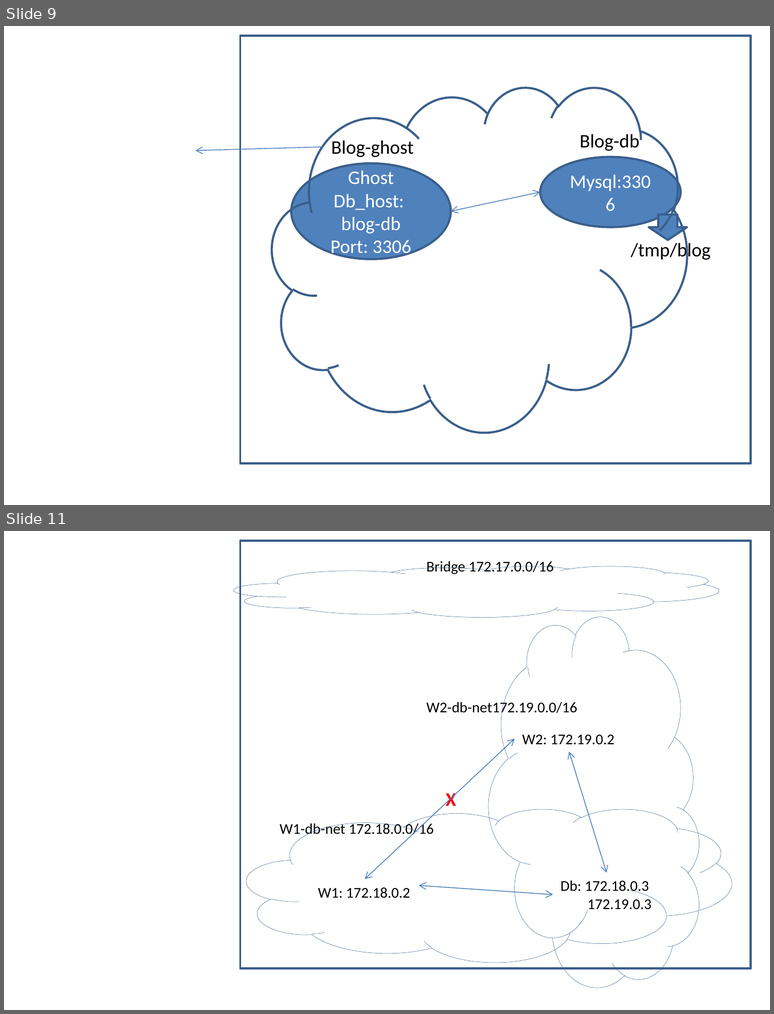
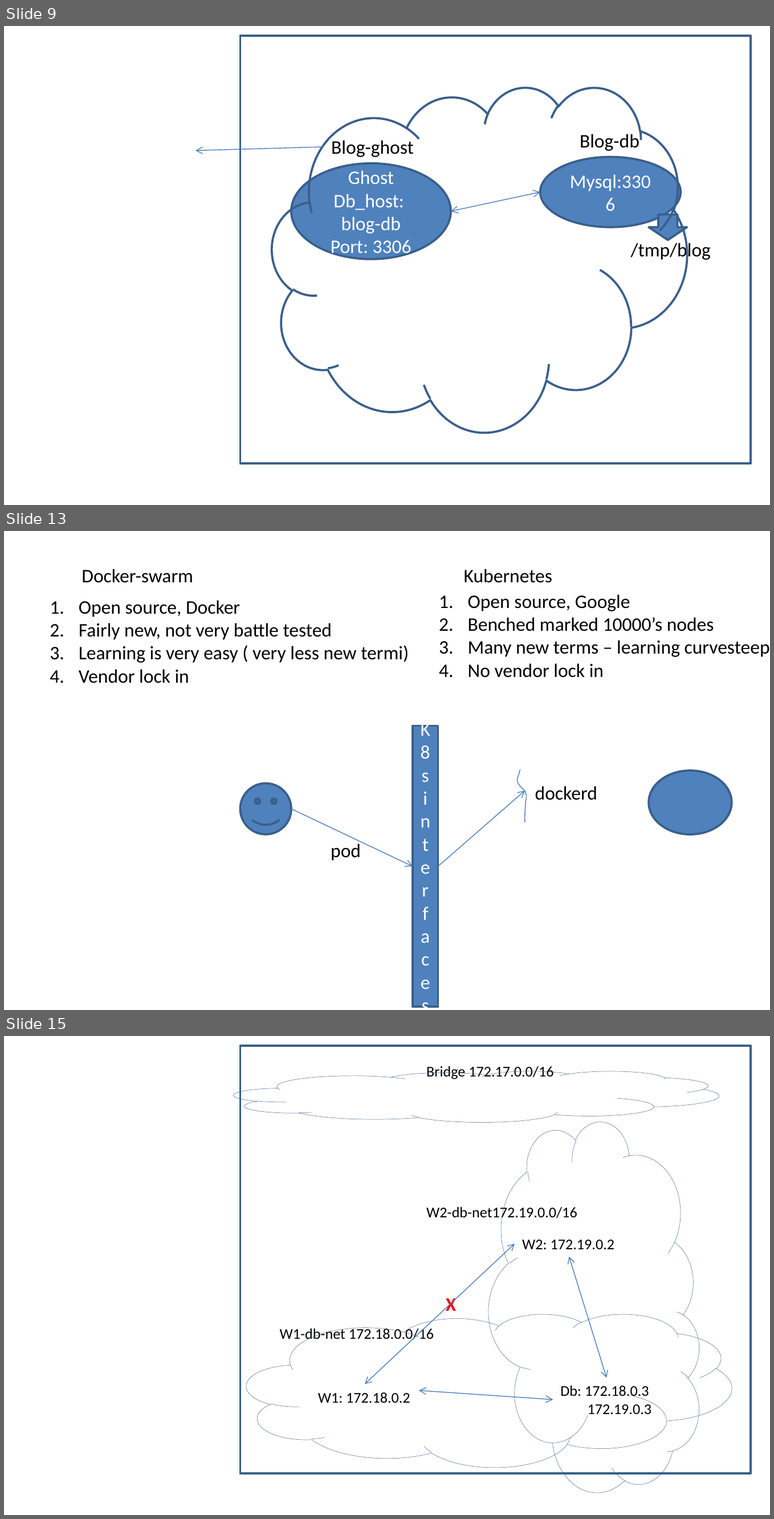
Before and after one commit to AdityaSP/ora-jul29-dock-kube, a slide deck: rough-diag.pptx. Shown one above the other, each under a label of ours: slides 9 and 11 before the commit, slides 9, 13 and 15 after it; the slides between them are not shown. The pictures are 774x1014 and 774x1519 pixels, drawn with LibreOffice and Linux fonts; fonts in the diff are those of the drawing. Boxes give left, top, right and bottom in pixels: in the first picture for what was removed or moved away, otherwise in the second. Text is boxed around its words. In the diff, an @@ line names an element or a change of style, - is before the commit and + after.

```diff
--- a/rough-diag.pptx
+++ b/rough-diag.pptx
@@ slide 13 added at (4, 531, 770, 1010), background #FFFFFF @@
@@ text added at (82, 569, 193, 583), 18 pt, text #000000 @@
+Docker-swarm
@@ text added at (464, 569, 552, 583), 18 pt, text #000000 @@
+Kubernetes
@@ text added at (468, 594, 714, 677), 18 pt, text #000000 @@
+1. Open source, Google
+2. Benched marked 10000’s nodes
+3. Many new terms – learning curvesteeper
+4. No vendor lock in
@@ text added at (79, 600, 409, 683), 18 pt, text #000000 @@
+1. Open source, Docker
+2. Fairly new, not very battle tested
+3. Learning is very easy ( very less new termi)
+4. Vendor lock in
@@ rectangle added at (412, 725, 438, 1007), fill #4F81BD, outline #3A5F8C 2 pt, 18 pt, text #FFFFFF @@
+K8s
+interfaces
@@ freeform shape added at (516, 769, 528, 822), outline #4B7EBC 0.75 pt @@
@@ ellipse added at (649, 770, 732, 834), fill #4F81BD, outline #3A5F8C 2 pt @@
@@ smiley face added at (240, 783, 291, 834), fill #4F81BD, outline #3A5F8C 2 pt @@
@@ text added at (535, 786, 597, 800), 18 pt, text #000000 @@
+dockerd
@@ arrow added from (438, 867) to (525, 791), #4B7EBC 0.75 pt @@
@@ arrow added from (291, 809) to (412, 867), #4B7EBC 0.75 pt @@
@@ text added at (331, 841, 361, 860), 18 pt, text #000000 @@
+pod
@@ what was slide 11 is now slide 15 @@
```
Also in this commit, not shown: 10 other slides added, 1 slide removed.
